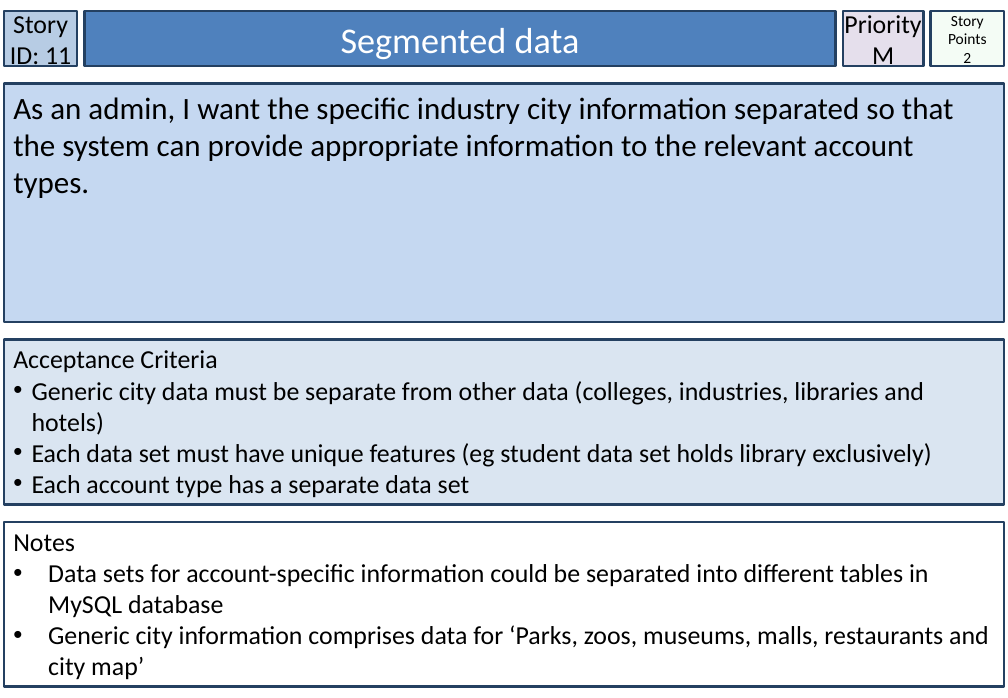
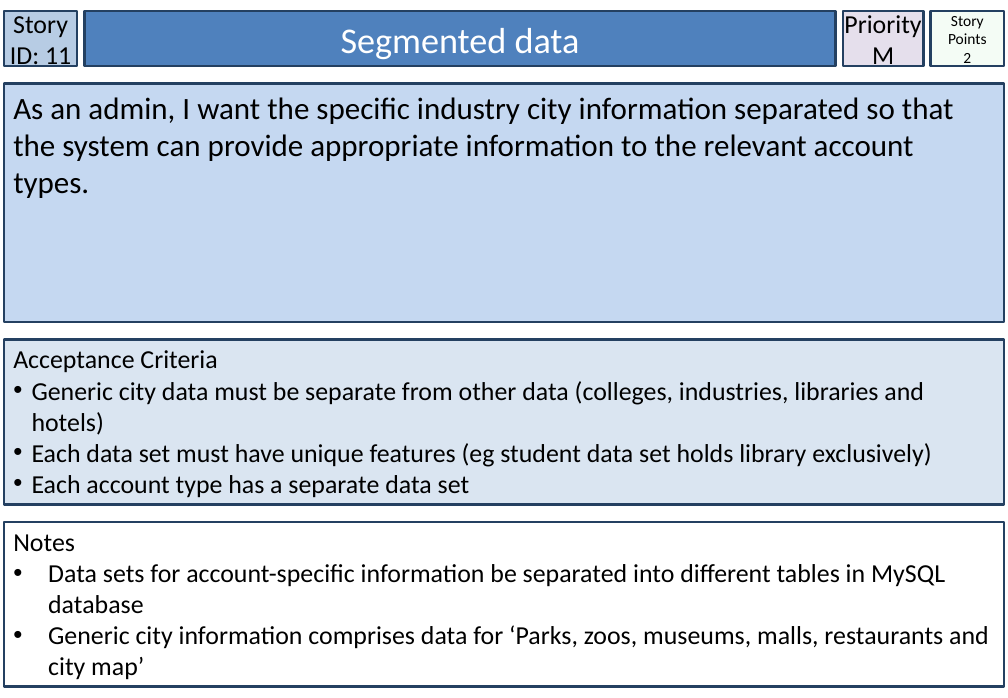
Before and after one commit to Nagarius/Phoenix, a slide deck: slide 12 of Doc/SCRUM documents/StoryCards_Smart_City_TeamPhoenix.pptx. Drawn at 1008x698 pixels with LibreOffice and Linux fonts; fonts in the diff are those of the drawing. Boxes give left, top, right and bottom in pixels: in the first picture for what was removed or moved away, otherwise in the second. Text is boxed around its words. In the diff, an @@ line names an element or a change of style, - is before the commit and + after.

```diff
--- a/Doc/SCRUM documents/StoryCards_Smart_City_TeamPhoenix.pptx
+++ b/Doc/SCRUM documents/StoryCards_Smart_City_TeamPhoenix.pptx
@@ text in rectangle at <box>48,564,945,614</box>: text changed @@
-• Data sets for account-specific information could be separated into different tables in MySQL database
+• Data sets for account-specific information be separated into different tables in MySQL database
```
Also in this commit, not shown: 15 other slides changed.
